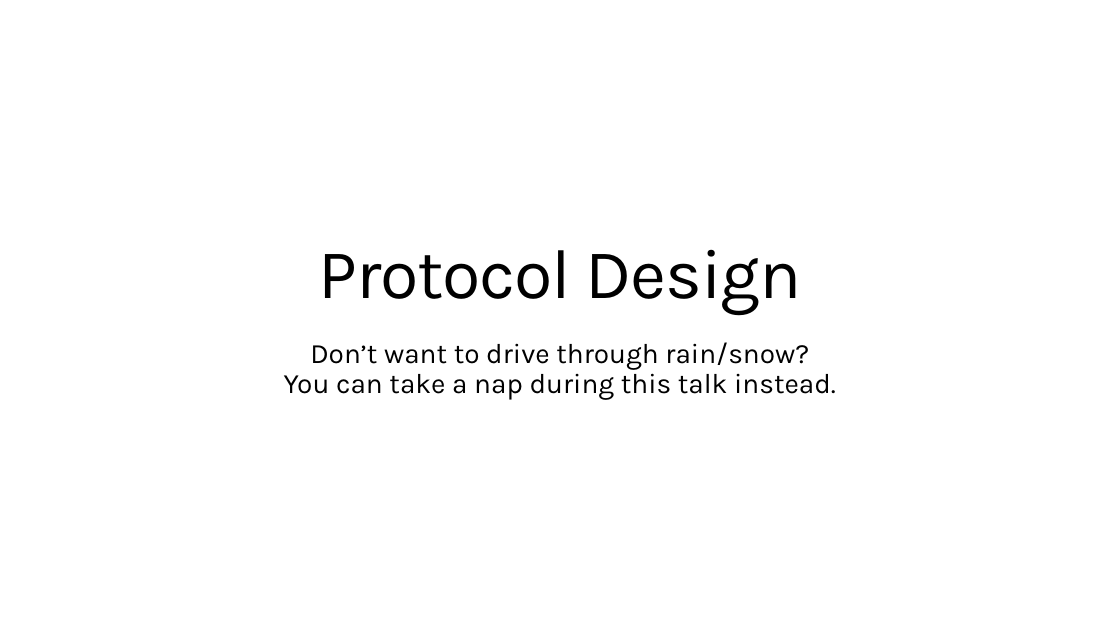
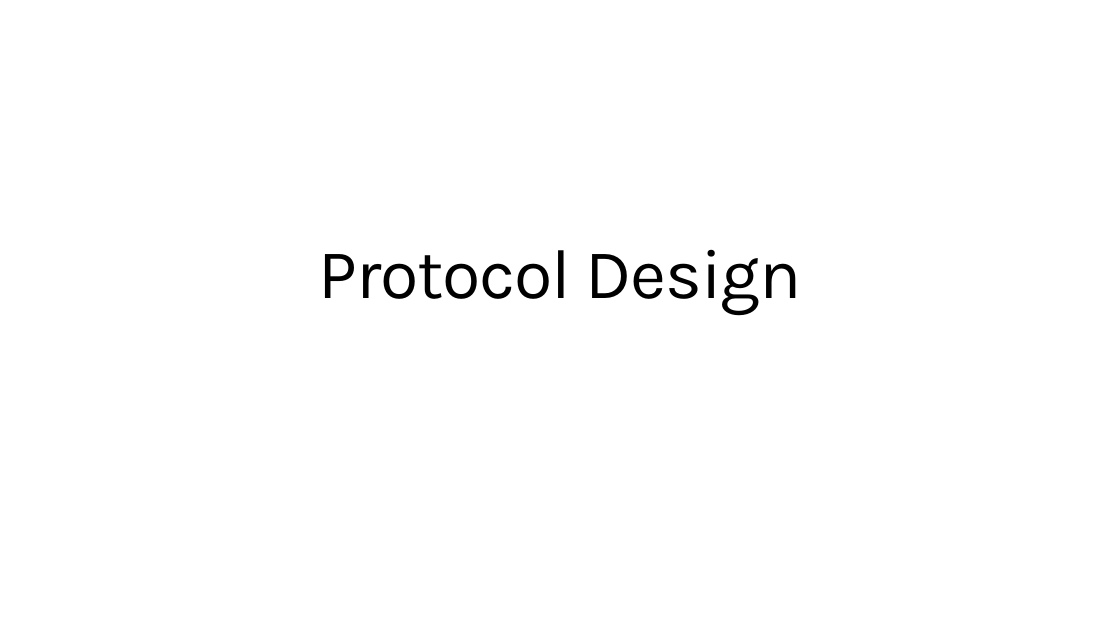
Before and after one commit to StephenCleary/Presentations, a slide deck: slide 1 of Designing Application Protocols for TCPIP/Protocol Design.pptx. Drawn at 1120x630 pixels with LibreOffice and Linux fonts; fonts in the diff are those of the drawing; background and template pictures are left out. Boxes give left, top, right and bottom in pixels: in the first picture for what was removed or moved away, otherwise in the second. Text is boxed around its words. In the diff, an @@ line names an element or a change of style, - is before the commit and + after.

```diff
--- a/Designing Application Protocols for TCPIP/Protocol Design.pptx
+++ b/Designing Application Protocols for TCPIP/Protocol Design.pptx
@@ subtitle removed at <box>284,342,836,400</box> @@
-Don’t want to drive through rain/snow?
-You can take a nap during this talk instead.
```
